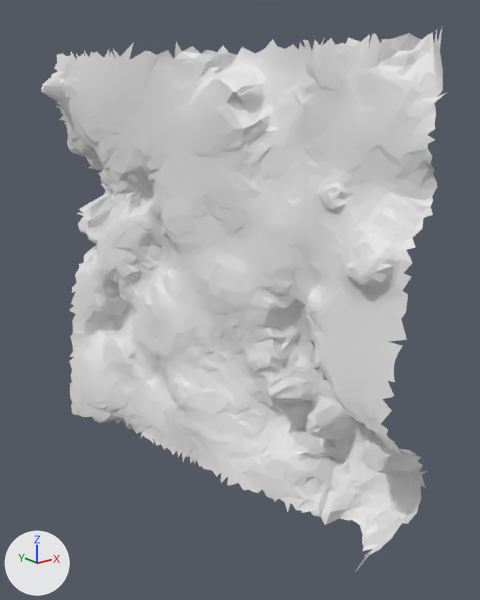
An edit to the glTF model moon small_tiles/tile_221.glb, drawn before and after from the same camera.
Both versions are drawn from a 50 mm camera at (24.12, -1.04, -0.45) aimed at (28.97, 5.03, -2.88). The lights are fixed; the arrows at lower left show +X, +Y and +Z. The older version comes first. Vertices at exactly the same position are counted once.

The scene before the commit, as lines of its bpy script (objects in view):
```python
me_t221 = bpy.data.meshes.new('t221')
me_t221.from_pydata(...)  # 4412 vertices, 8483 faces; spans x 27.77..29.66, y 2.52..7.99, z -5.21..0.11
ob_t221 = bpy.data.objects.new('t221', me_t221)
ob_t221.location = (0.0, 0.0, 0.0)
```
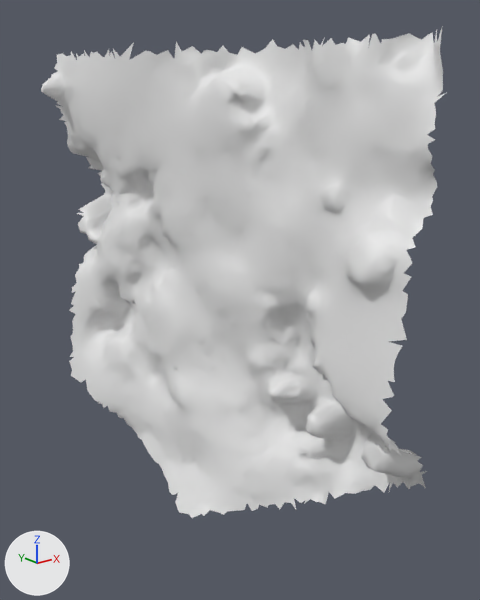
What differs and where, as boxes [x1, y1, x2, y2] in the pictures (480 x 600 px; the box of a moved part takes in the faces that stretch with it):
't221', reshaped (10% shorter)
    before: [41, 29, 446, 572]
    after: [41, 29, 446, 518]
part 1 of me_t221, moved or reshaped
    before: [70, 376, 421, 572]
    after: [137, 432, 285, 518]

Patch to the scene script:
```diff
--- a/moon small_tiles/tile_221.glb.py
+++ b/moon small_tiles/tile_221.glb.py
@@ me_t221 @@
 # used by ob_t221; location = (0.0, 0.0, 0.0)
-me_t221.from_pydata(...)  # 4412 vertices, 8483 faces; spans x 27.77..29.66, y 2.52..7.99, z -5.21..0.11
+me_t221.from_pydata(...)  # 4420 vertices, 8521 faces; spans x 27.77..29.66, y 2.52..7.99, z -5.76..0.11
+# me_t221 part 1
+# 142 vertices are removed from x 27.83..29.65, y 2.53..7.72, z -5.21..-4.6
+# 267 faces are deleted
+# 150 vertices are added at x 28.22..28.76, y 4.01..6.55, z -5.76..-5.15
+# 305 new faces join them
```
